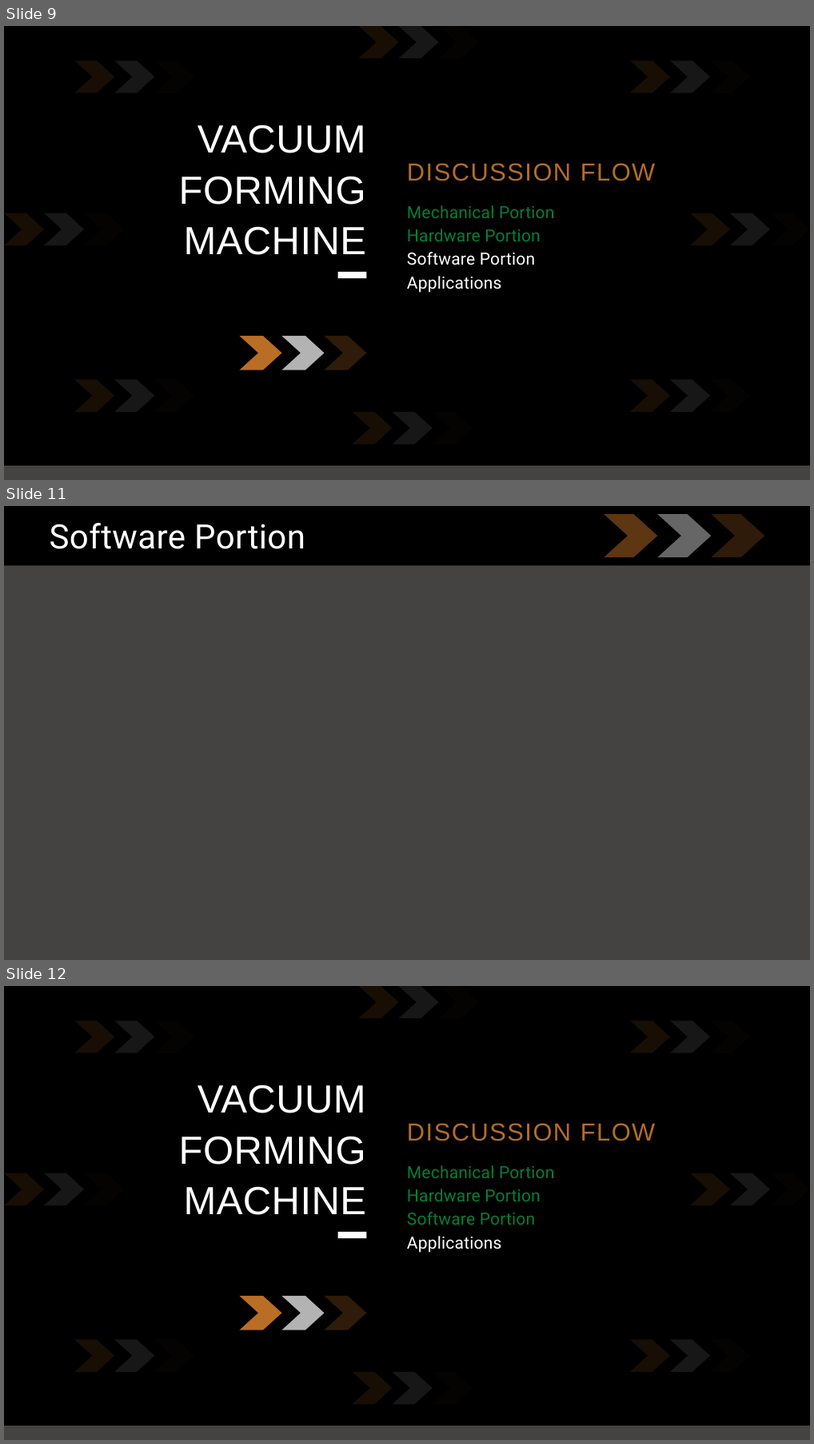
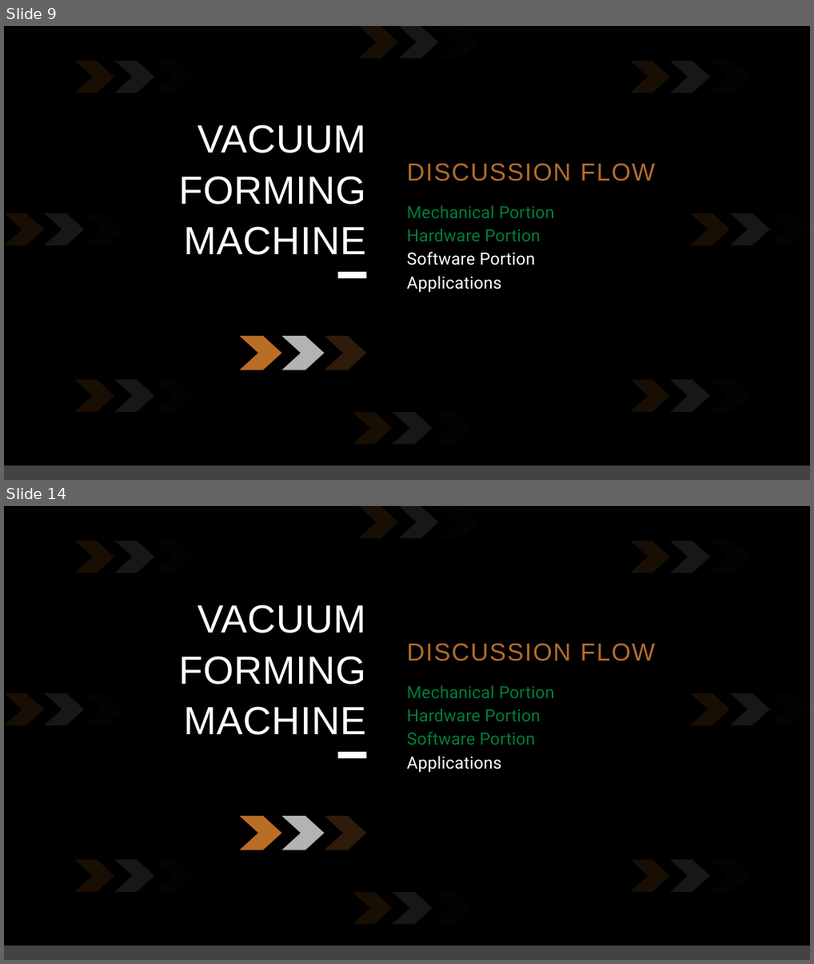
Before and after one commit to EianX/vacuum-forming-machine, a slide deck: prototype/presentation/Project 2.pptx. Shown one above the other, each under a label of ours: slides 9, 11 and 12 before the commit, slides 9 and 14 after it; the slides between them are not shown. The pictures are 814x1444 and 814x964 pixels, drawn with LibreOffice and Linux fonts; fonts in the diff are those of the drawing. Boxes give left, top, right and bottom in pixels: in the first picture for what was removed or moved away, otherwise in the second. Text is boxed around its words. In the diff, an @@ line names an element or a change of style, - is before the commit and + after.

```diff
--- a/prototype/presentation/Project 2.pptx
+++ b/prototype/presentation/Project 2.pptx
@@ slide 11 removed at (4, 506, 810, 960), background #444342 @@
@@ rectangle removed at (4, 506, 810, 565) @@
@@ text removed at (50, 523, 306, 549) @@
-Software Portion
@@ freeform shape removed at (604, 514, 658, 557) @@
@@ freeform shape removed at (658, 514, 711, 557) @@
@@ freeform shape removed at (711, 514, 765, 557) @@
@@ what was slide 12 is now slide 14 @@
```
Also in this commit, not shown: 3 slides changed, 3 slides added, 21 other files.
